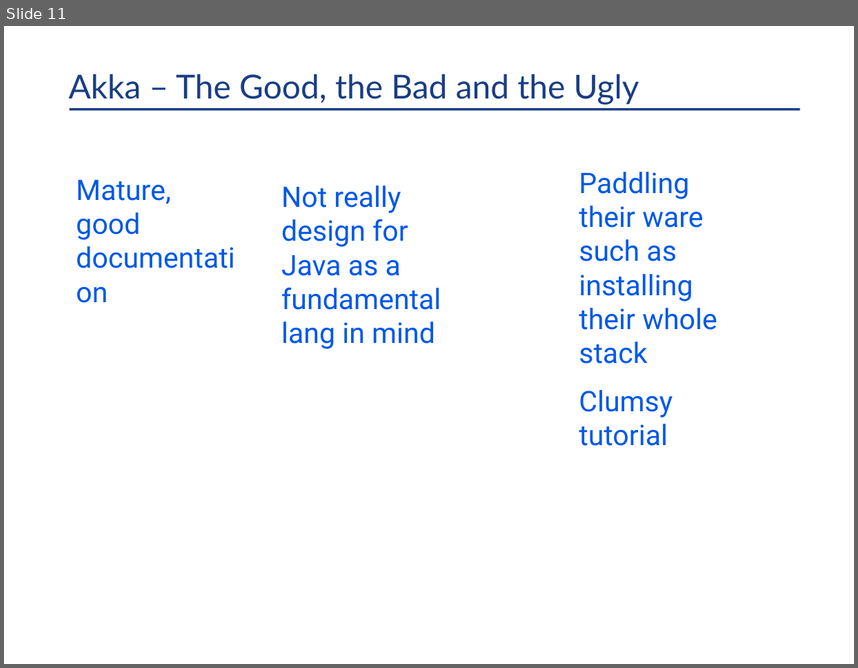
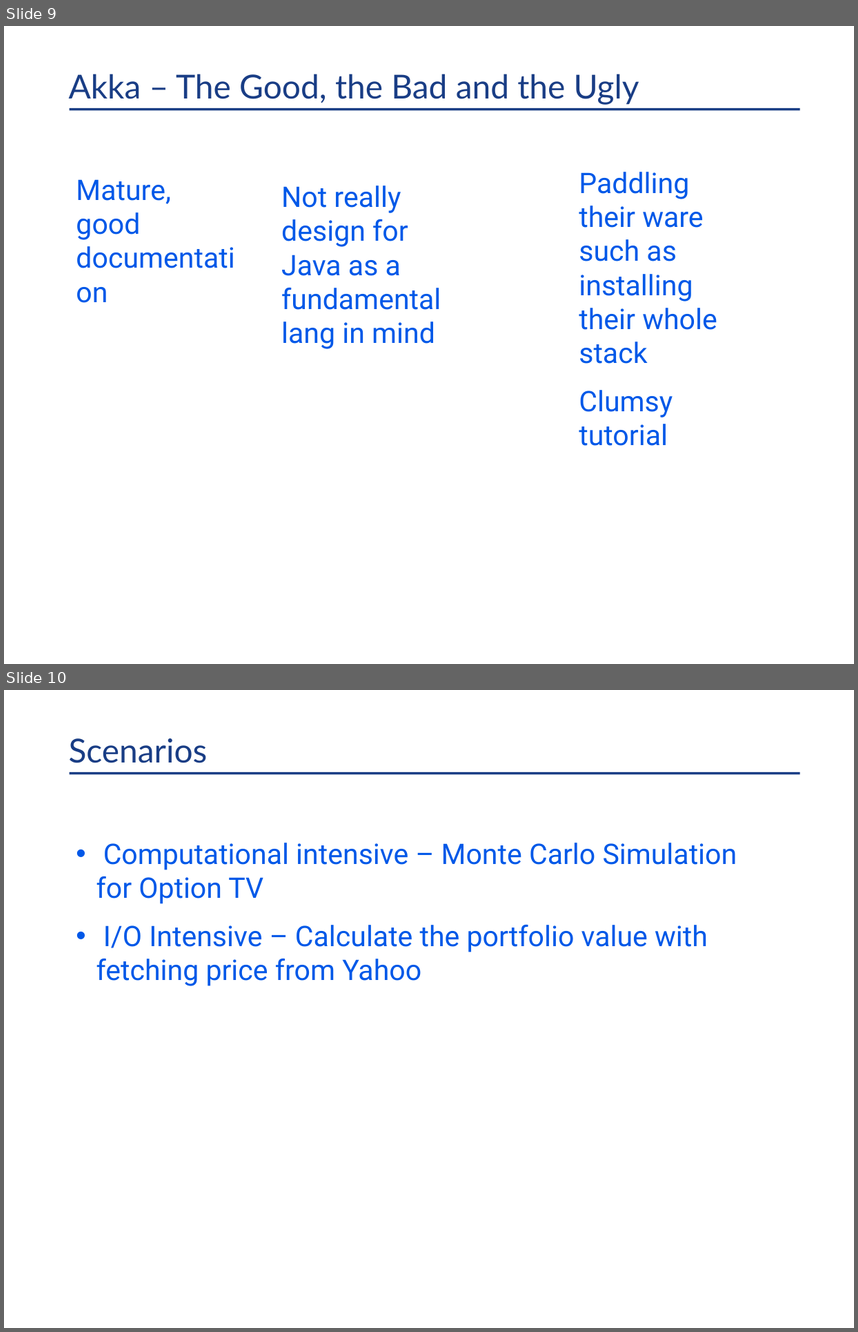
Before and after one commit to kangbiu/akka-tutorial-first-java, a slide deck: docs/In Memory Data Grid Discussion.pptx. Shown one above the other, each under a label of ours: slide 11 before the commit, slides 9 and 10 after it. The pictures are 858x668 and 858x1332 pixels, drawn with LibreOffice and Linux fonts; fonts in the diff are those of the drawing; background and template pictures are left out. Boxes give left, top, right and bottom in pixels: in the first picture for what was removed or moved away, otherwise in the second. Text is boxed around its words. In the diff, an @@ line names an element or a change of style, - is before the commit and + after.

```diff
--- a/docs/In Memory Data Grid Discussion.pptx
+++ b/docs/In Memory Data Grid Discussion.pptx
@@ slide 10 added at bbox=[4, 690, 854, 1328], background #FFFFFF; not listed: 1 template element that a slide beside it also shows @@
@@ title added at bbox=[69, 738, 208, 763], 28 pt, text #193D85 @@
+Scenarios
@@ text added at bbox=[96, 842, 737, 986], 24 pt, text #0058E9 @@
+• Computational intensive – Monte Carlo Simulation for Option TV
+• I/O Intensive – Calculate the portfolio value with fetching price from Yahoo
@@ what was slide 11 is now slide 9 @@
```
Also in this commit, not shown: 11 other slides added.
